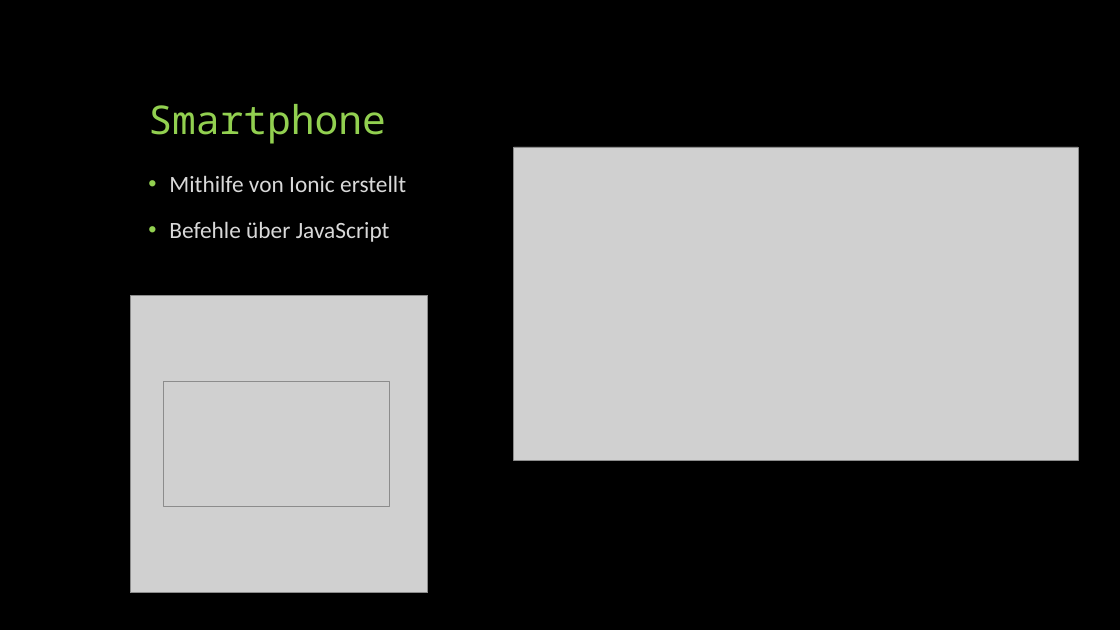
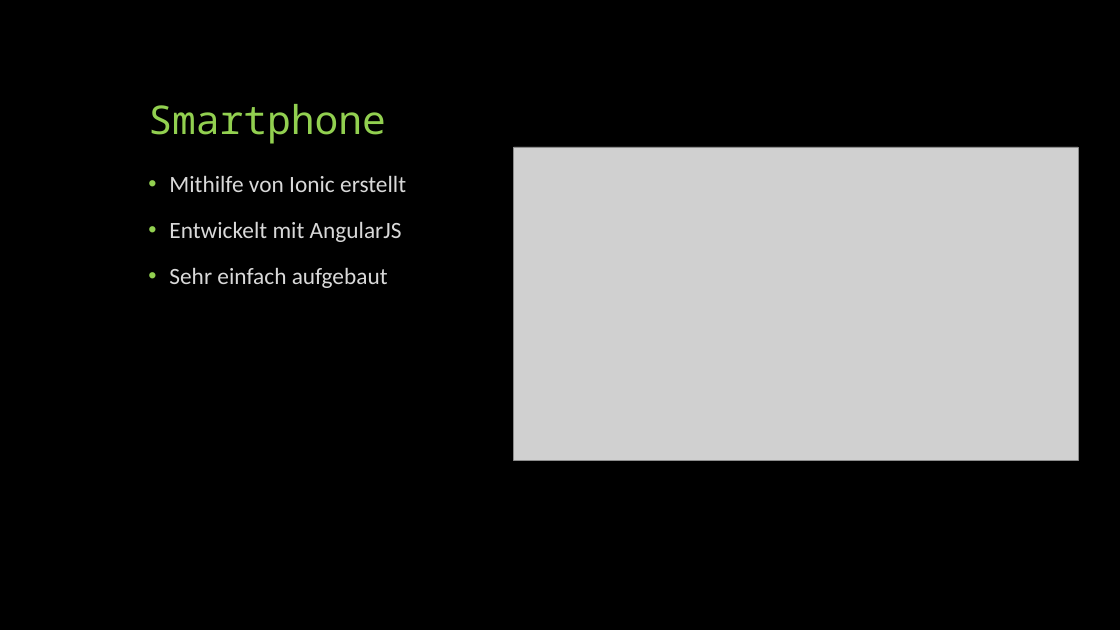
Before and after one commit to RocketTeeWars/rocket, a slide deck: slide 7 of doc/Projekt Racketenwerfer.pptx. Drawn at 1120x630 pixels with LibreOffice and Linux fonts; fonts in the diff are those of the drawing; grey boxes stand for pictures. Boxes give left, top, right and bottom in pixels: in the first picture for what was removed or moved away, otherwise in the second. Text is boxed around its words. In the diff, an @@ line names an element or a change of style, - is before the commit and + after.

```diff
--- a/doc/Projekt Racketenwerfer.pptx
+++ b/doc/Projekt Racketenwerfer.pptx
@@ text at (169, 221, 402, 288): text changed @@
-• Befehle über JavaScript
+• Entwickelt mit AngularJS
+• Sehr einfach aufgebaut
@@ picture removed at (130, 295, 428, 592) @@
@@ picture removed at (163, 381, 390, 507) @@
```
Also in this commit, not shown: 4 other slides changed, 2 other files.
